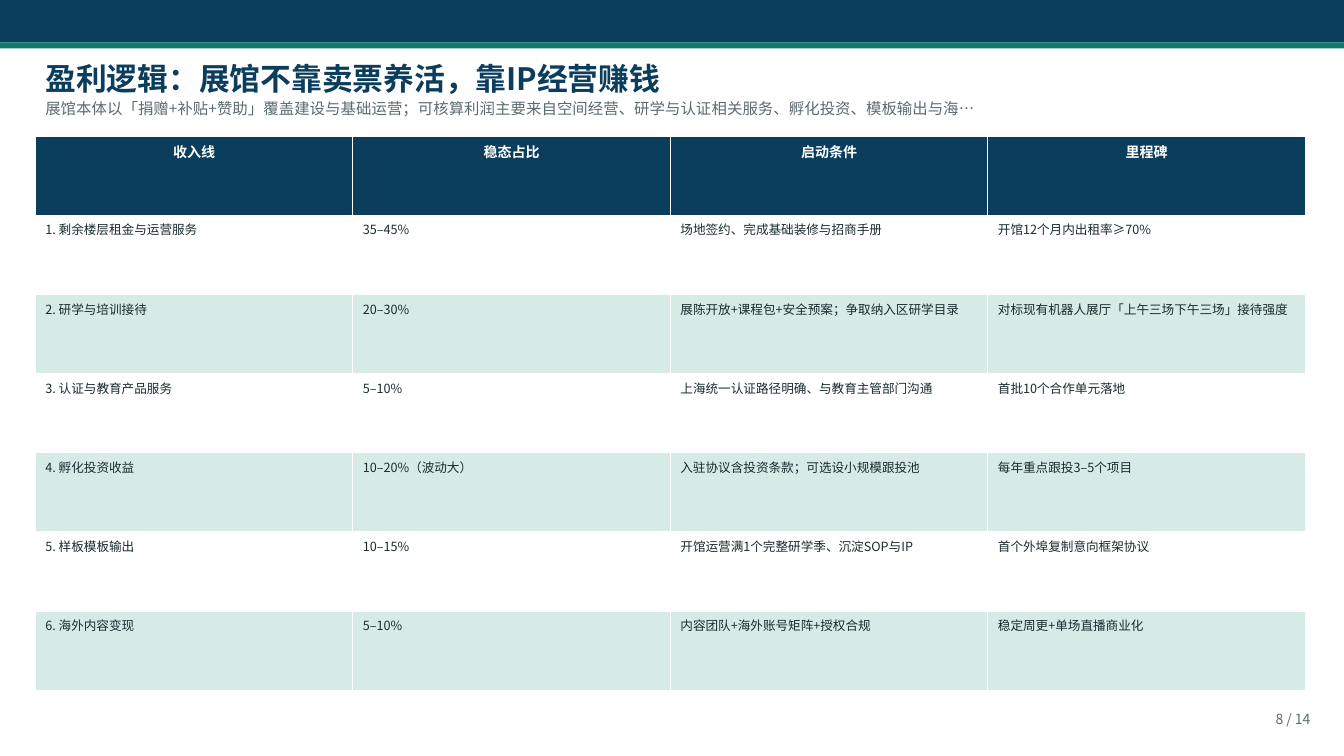
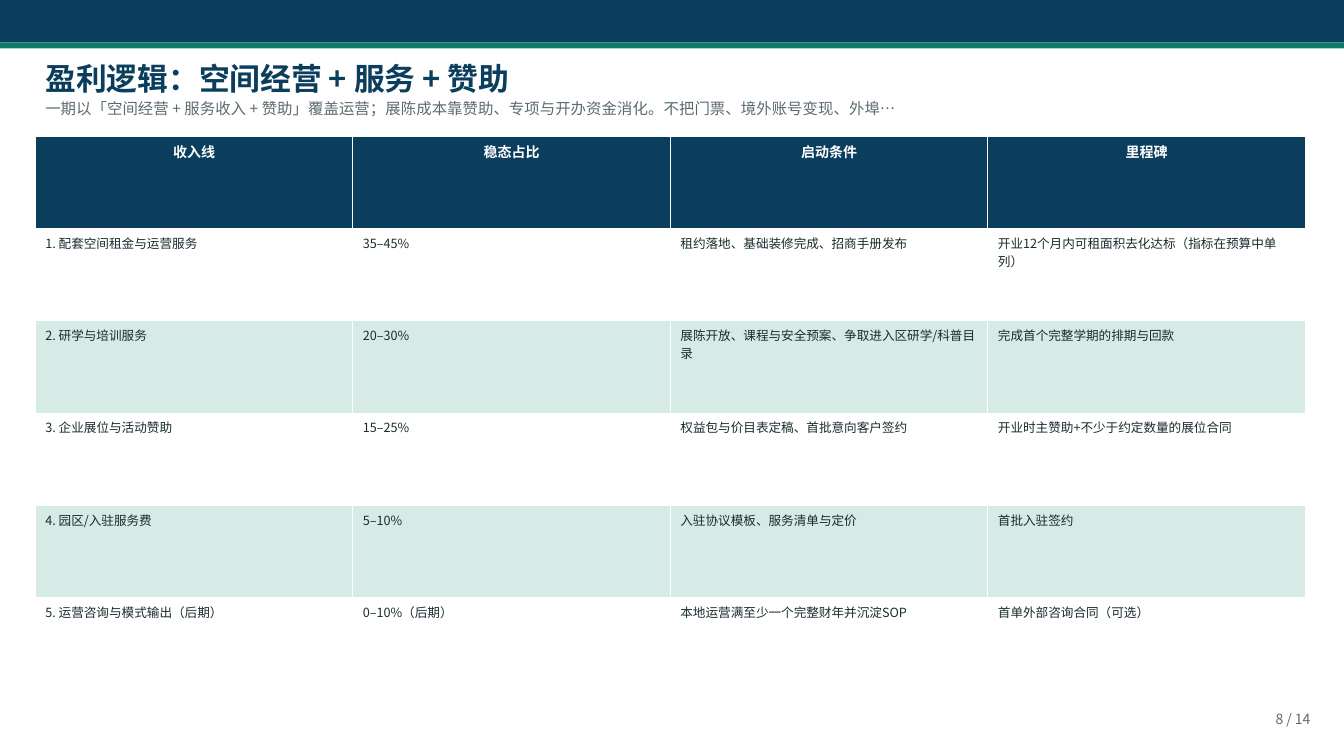
Before and after one commit to hujigang2010-maker/AIDEN, a slide deck: slide 8 of deliverables/上海AI博物馆_可执行落地方案.pptx. Drawn at 1344x756 pixels with LibreOffice and Linux fonts; fonts in the diff are those of the drawing. Boxes give left, top, right and bottom in pixels: in the first picture for what was removed or moved away, otherwise in the second. Text is boxed around its words. In the diff, an @@ line names an element or a change of style, - is before the commit and + after.

```diff
--- a/deliverables/上海AI博物馆_可执行落地方案.pptx
+++ b/deliverables/上海AI博物馆_可执行落地方案.pptx
@@ text at bbox=[45, 63, 510, 93]: text changed @@
-盈利逻辑：展馆不靠卖票养活，靠IP经营赚钱
+盈利逻辑：空间经营 + 服务 + 赞助
@@ text at bbox=[45, 101, 896, 117]: text changed @@
-展馆本体以「捐赠+补贴+赞助」覆盖建设与基础运营；可核算利润主要来自空间经营、研学与认证相关服务、孵化投资、模板输出与海…
+一期以「空间经营 + 服务收入 + 赞助」覆盖运营；展陈成本靠赞助、专项与开办资金消化。不把门票、境外账号变现、外埠…
@@ table at bbox=[35, 136, 1306, 691] @@
-row 2: 1. 剩余楼层租金与运营服务 | 35–45% | 场地签约、完成基础装修与招商手册 | 开馆12个月内出租率≥70%
-row 3: 2. 研学与培训接待 | 20–30% | 展陈开放+课程包+安全预案；争取纳入区研学目录 | 对标现有机器人展厅「上午三场下午三场」接待强度
-row 4: 3. 认证与教育产品服务 | 5–10% | 上海统一认证路径明确、与教育主管部门沟通 | 首批10个合作单元落地
-row 5: 4. 孵化投资收益 | 10–20%（波动大） | 入驻协议含投资条款；可选设小规模跟投池 | 每年重点跟投3–5个项目
-row 6: 5. 样板模板输出 | 10–15% | 开馆运营满1个完整研学季、沉淀SOP与IP | 首个外埠复制意向框架协议
-row 7: 6. 海外内容变现 | 5–10% | 内容团队+海外账号矩阵+授权合规 | 稳定周更+单场直播商业化
+row 2: 1. 配套空间租金与运营服务 | 35–45% | 租约落地、基础装修完成、招商手册发布 | 开业12个月内可租面积去化达标（指标在预算中单列）
+row 3: 2. 研学与培训服务 | 20–30% | 展陈开放、课程与安全预案、争取进入区研学/科普目录 | 完成首个完整学期的排期与回款
+row 4: 3. 企业展位与活动赞助 | 15–25% | 权益包与价目表定稿、首批意向客户签约 | 开业时主赞助+不少于约定数量的展位合同
+row 5: 4. 园区/入驻服务费 | 5–10% | 入驻协议模板、服务清单与定价 | 首批入驻签约
+row 6: 5. 运营咨询与模式输出（后期） | 0–10%（后期） | 本地运营满至少一个完整财年并沉淀SOP | 首单外部咨询合同（可选）
```
Also in this commit, not shown: 13 other slides changed, 7 other files.
